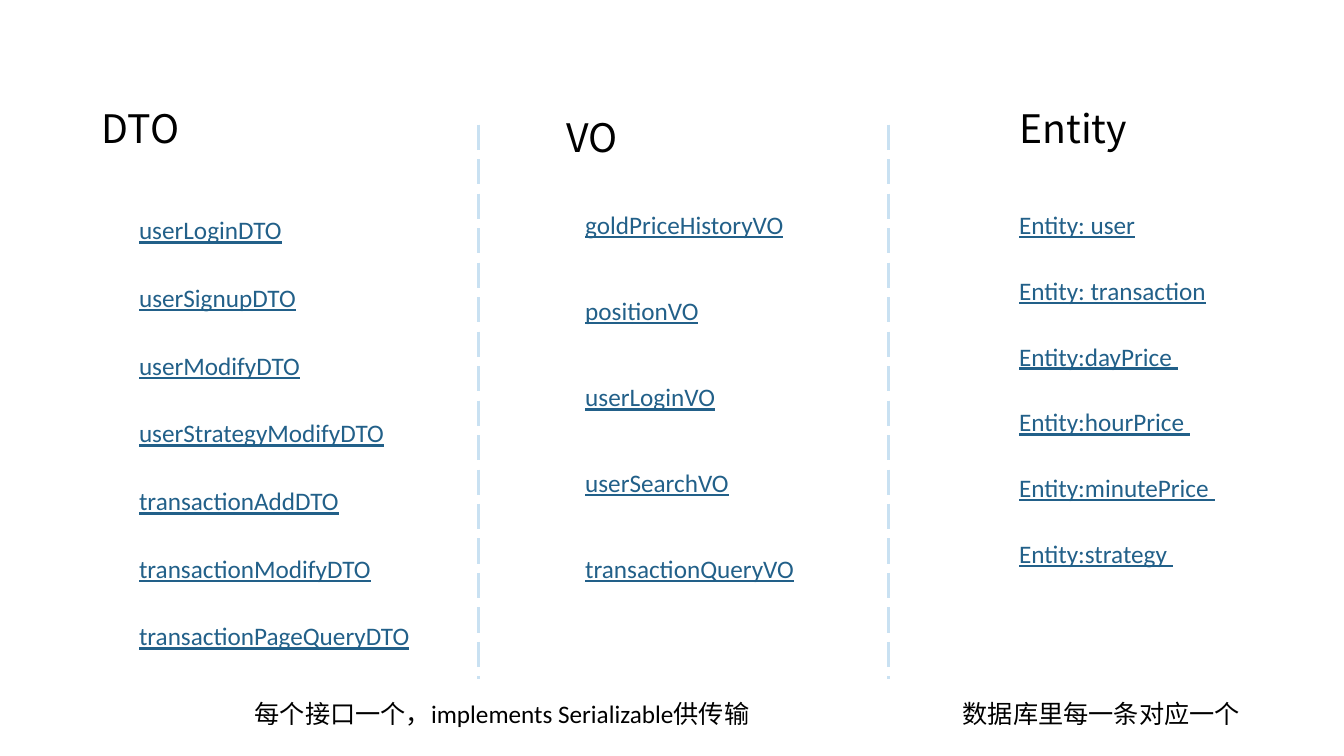
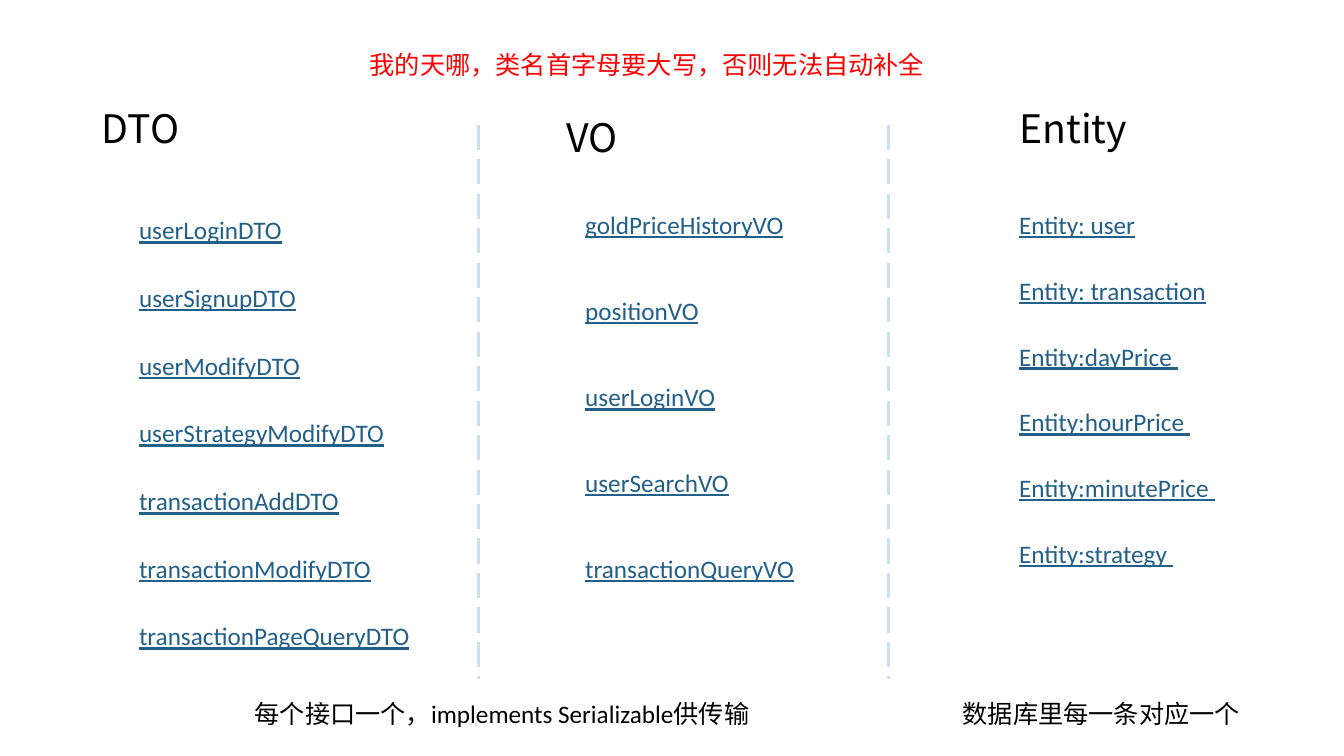
Before and after one commit to 7000qwq/gold, a slide deck: slide 31 of design.pptx. Drawn at 1344x756 pixels with LibreOffice and Linux fonts; fonts in the diff are those of the drawing. Boxes give left, top, right and bottom in pixels: in the first picture for what was removed or moved away, otherwise in the second. Text is boxed around its words. In the diff, an @@ line names an element or a change of style, - is before the commit and + after.

```diff
--- a/design.pptx
+++ b/design.pptx
@@ text added at <box>370,52,924,77</box>, 18 pt, text #FF0000 @@
+我的天哪，类名首字母要大写，否则无法自动补全
```
Also in this commit, not shown: 5 other slides changed, 11 slides added, 33 other files.
